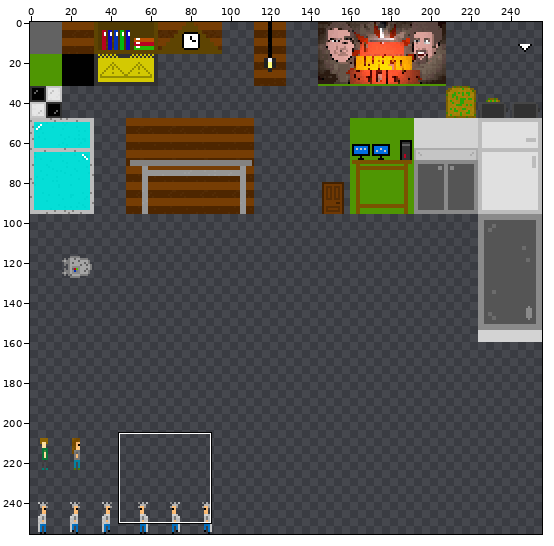
Edited in one commit: sprite sheet (res/textures/gameSheet.png). The picture above shows the old version from afar; the outline marks the close-up.
Close-up. Old version:
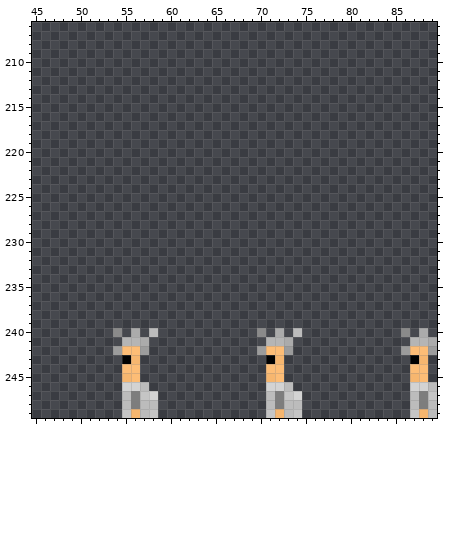
The file is 256x256 pixels. Colours within 5 levels of each other are drawn and written as one. Shown: x 45..89, y 206..249. The commit also changed other parts of the picture, which this record leaves out.
The result:
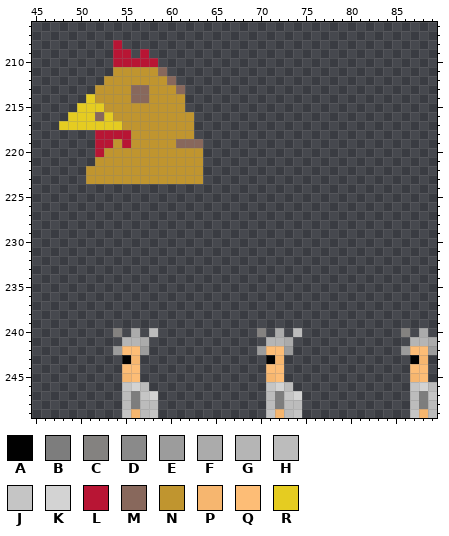
Palette (. is transparent): A #010101  B #7d7d7d  C #848280  D #8a8a8a  E #9c9c9c  F #ababab  G #b5b5b5  H #bcbcbc  J #c5c5c5  K #d3d3d3  L #b81534  M #88685c  N #c0952f  P #f6b66f  Q #fdbd76  R #e5cc21
The edit:
Colour D gives way to colour C in row 240 at x 54, 70 and 86.
Colour K gives way to colour J in row 246 at x 55, 71 and 87.
The edit adds colour L in row 208 at x 54; in row 209 at x 54 to 55 and 57; in row 210 at x 54 to 58; in row 218 at x 52 to 55; in row 219 at x 52 to 53 and 55; in row 220 at x 52.
The edit adds colour M in row 211 at x 59; in row 212 at x 60; in row 213 at x 56 to 57 and 61; in row 214 at x 56 to 57; in row 216 at x 52; in row 219 at x 61 to 63.
The edit adds colour N in row 211 at x 54 to 58; in row 212 at x 53 to 59; in row 213 at x 52 to 55 and 58 to 60; in row 214 at x 52 to 55 and 58 to 61; in row 215 at x 53 to 61; in row 216 at x 54 to 62.
The edit adds colour N in row 217 at x 55 to 62; in row 218 at x 56 to 62; in row 219 at x 54 and 56 to 60; in row 220 at x 53 to 63; in row 221 at x 52 to 63; in rows 222 to 223 at x 51 to 63.
The edit adds colour R in row 214 at x 51; in row 215 at x 50 to 52; in row 216 at x 49 to 51 and 53; in row 217 at x 48 to 54.
Changed places in both close-ups, as pixel boxes (x1, y1, x2, y2):
added: (59, 40, 203, 184)
changed: (113, 328, 122, 337)
changed: (257, 328, 266, 337)
changed: (401, 328, 410, 337)
changed: (122, 382, 131, 391)
changed: (266, 382, 275, 391)
changed: (410, 382, 419, 391)
